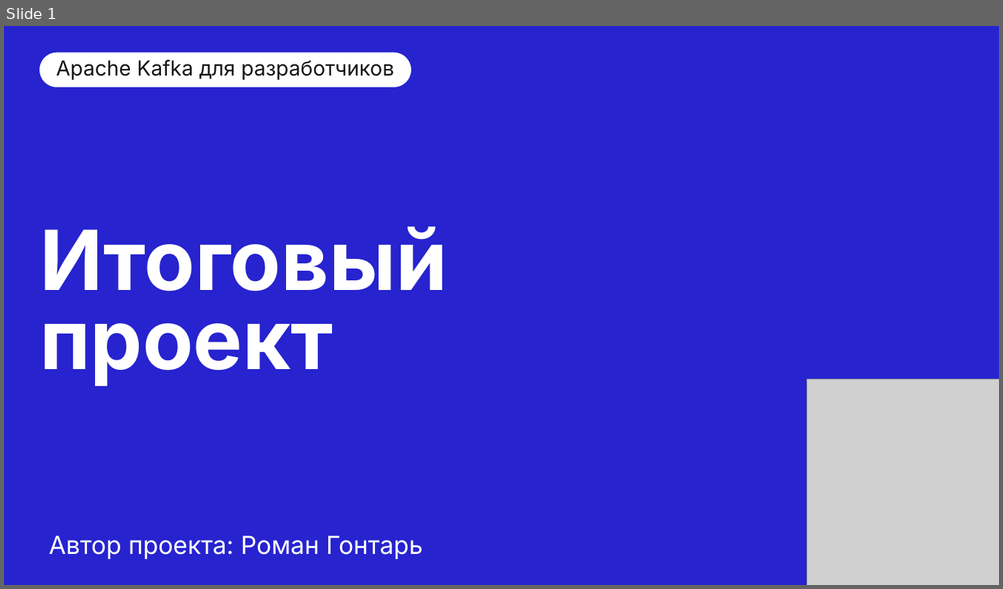
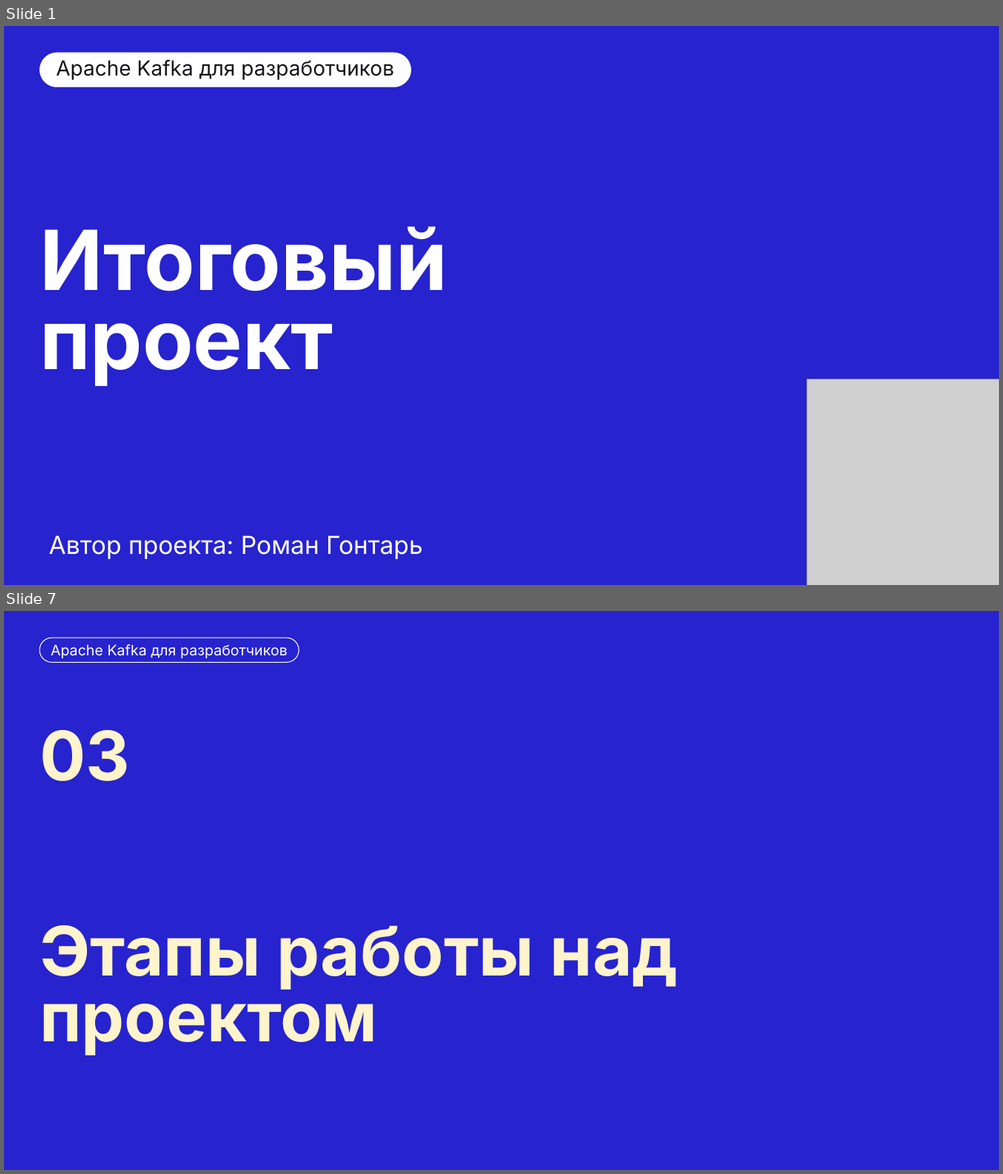
Before and after one commit to CoolGosha/kafka-for-devs-final-project, a slide deck: Защита проекта Кафка для разработчиков Гонтарь Роман.pptx. Shown one above the other, each under a label of ours: slide 1 before the commit, slides 1 and 7 after it; the slides between them are not shown. The pictures are 1003x589 and 1003x1174 pixels, drawn with LibreOffice and Linux fonts; fonts in the diff are those of the drawing; grey boxes stand for pictures; background and template pictures are left out. Boxes give left, top, right and bottom in pixels: in the first picture for what was removed or moved away, otherwise in the second. Text is boxed around its words. In the diff, an @@ line names an element or a change of style, - is before the commit and + after.

Commit message:
Update README.md и Защита проекта Кафка для разработчиков Гонтарь Роман.pptx

```diff
--- a/Защита проекта Кафка для разработчиков Гонтарь Роман.pptx
+++ b/Защита проекта Кафка для разработчиков Гонтарь Роман.pptx
@@ slide 7 added at (4, 611, 999, 1170), background #2623CF @@
@@ rounded rectangle added at (40, 638, 299, 663), outline #FFFFFF 0.75 pt, 14 pt, text #FFFFFF @@
+Apache Kafka для разработчиков
@@ text added at (40, 730, 130, 781), 66 pt, text #FFF4CB, bold @@
+03
@@ title added at (40, 925, 677, 1056), 66 pt, text #FFF4CB, bold @@
+Этапы работы над проектом
```
Also in this commit, not shown: 2 slides changed, 13 other slides added, 6 slides removed, 1 other file.
